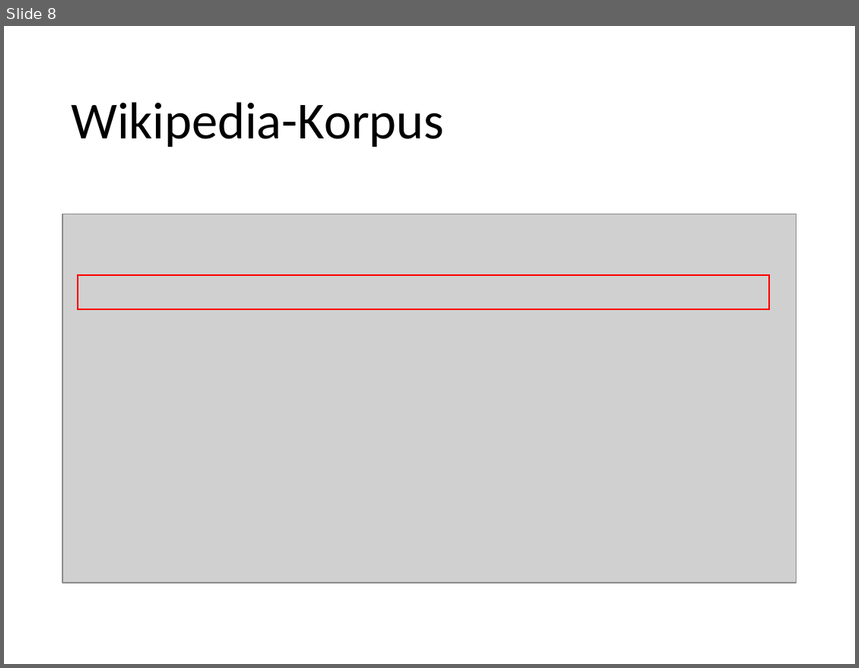
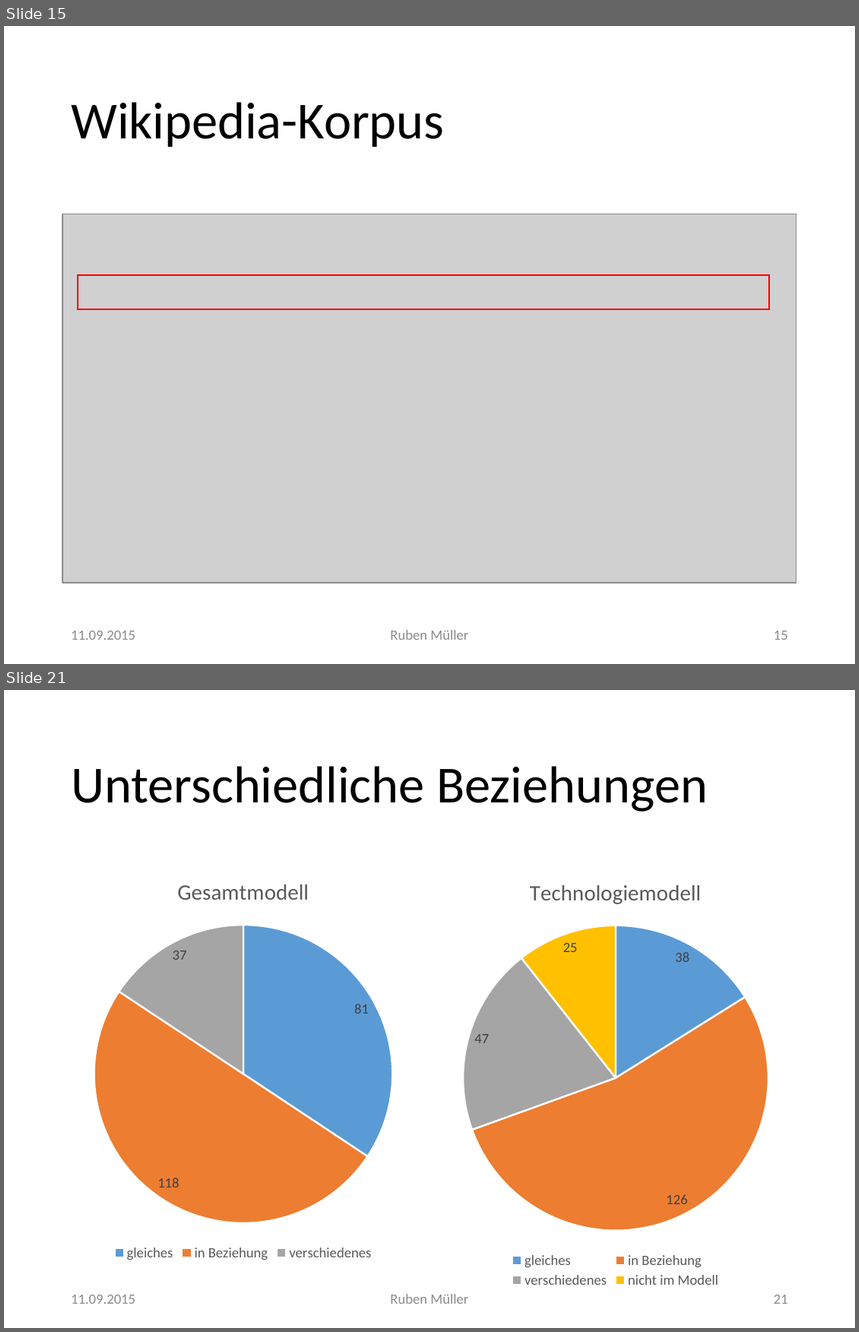
Before and after one commit to imbabaer/SemanticRelations, a slide deck: Präsentation/Semantische Beziehungen.pptx. Shown one above the other, each under a label of ours: slide 8 before the commit, slides 15 and 21 after it; the slides between them are not shown. The pictures are 859x668 and 859x1332 pixels, drawn with LibreOffice and Linux fonts; fonts in the diff are those of the drawing; grey boxes stand for pictures. Boxes give left, top, right and bottom in pixels: in the first picture for what was removed or moved away, otherwise in the second. Text is boxed around its words. In the diff, an @@ line names an element or a change of style, - is before the commit and + after.

```diff
--- a/Präsentation/Semantische Beziehungen.pptx
+++ b/Präsentation/Semantische Beziehungen.pptx
@@ slide 21 added at (4,690,855,1328), background #FFFFFF @@
@@ title added at (71,766,708,812), 44 pt, text #000000 @@
+Unterschiedliche Beziehungen
@@ pie chart added at (63,860,424,1265) @@
+title "Gesamtmodell"
+categories: gleiches, in Beziehung, verschiedenes
+Gesamtmodell: 81, 118, 37
@@ pie chart added at (435,860,797,1293) @@
+title "Technologiemodell"
+categories: gleiches, in Beziehung, verschiedenes, nicht im Modell
+Technologiemodell: 38, 126, 47, 25
@@ text added at (71,1295,135,1304), 12 pt, text #8C8C8C @@
+11.09.2015
@@ text added at (390,1294,468,1304), 12 pt, text #8C8C8C @@
+Ruben Müller
@@ page number added at (774,1295,788,1304), 12 pt, text #8C8C8C @@
+21
@@ what was slide 8 is now slide 15 @@
@@ slide 15 changed as well @@
@@ text added at (71,631,135,640), 12 pt, text #8C8C8C @@
+11.09.2015
@@ text added at (390,630,468,640), 12 pt, text #8C8C8C @@
+Ruben Müller
@@ page number added at (774,631,788,640), 12 pt, text #8C8C8C @@
+15
```
Also in this commit, not shown: 7 other slides changed, 16 other slides added, 3 slides removed, 6 other files.
